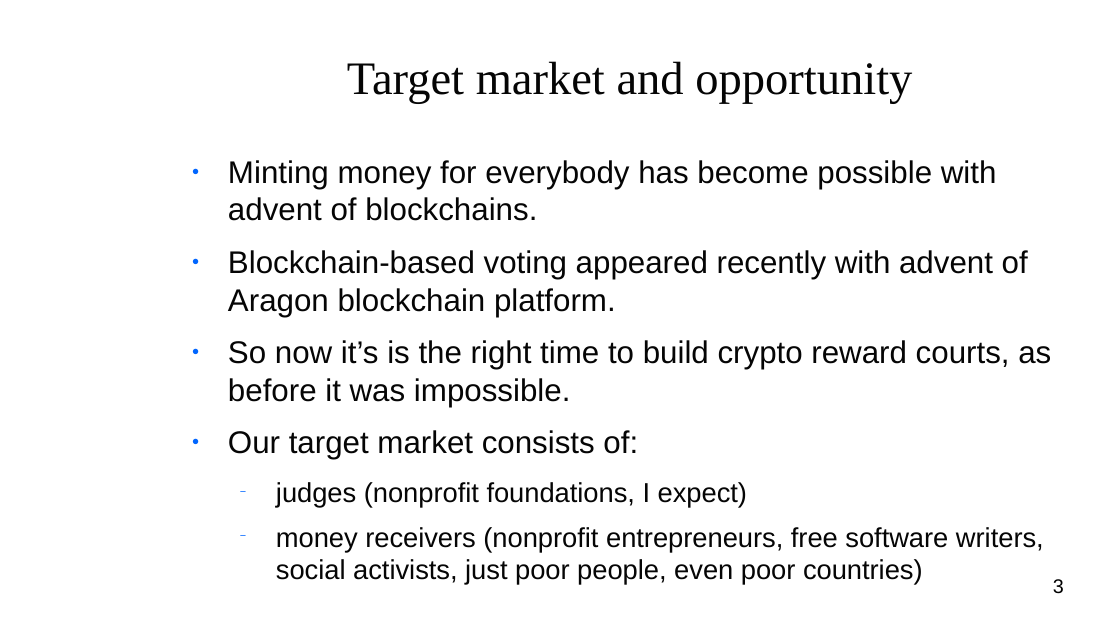
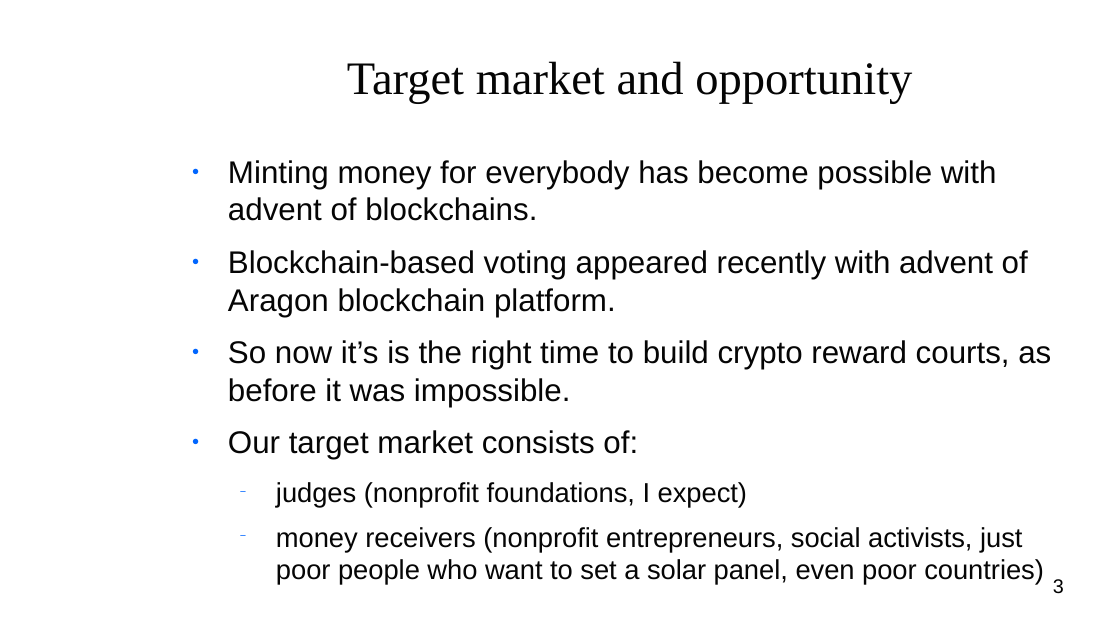
Before and after one commit to vporton/courts, a slide deck: slide 3 of deliverables/pitch-deck.odp. Drawn at 1120x630 pixels with LibreOffice and Linux fonts; fonts in the diff are those of the drawing; background and template pictures are left out. Boxes give left, top, right and bottom in pixels: in the first picture for what was removed or moved away, otherwise in the second. Text is boxed around its words. In the diff, an @@ line names an element or a change of style, - is before the commit and + after.

```diff
--- a/deliverables/pitch-deck.odp
+++ b/deliverables/pitch-deck.odp
@@ text at bbox=[276, 527, 1044, 585]: text changed @@
-  − money receivers (nonprofit entrepreneurs, free software writers, social activists, just poor people, even poor countries)
+  − money receivers (nonprofit entrepreneurs, social activists, just poor people who want to set a solar panel, even poor countries)
```
Also in this commit, not shown: 2 other slides changed.
